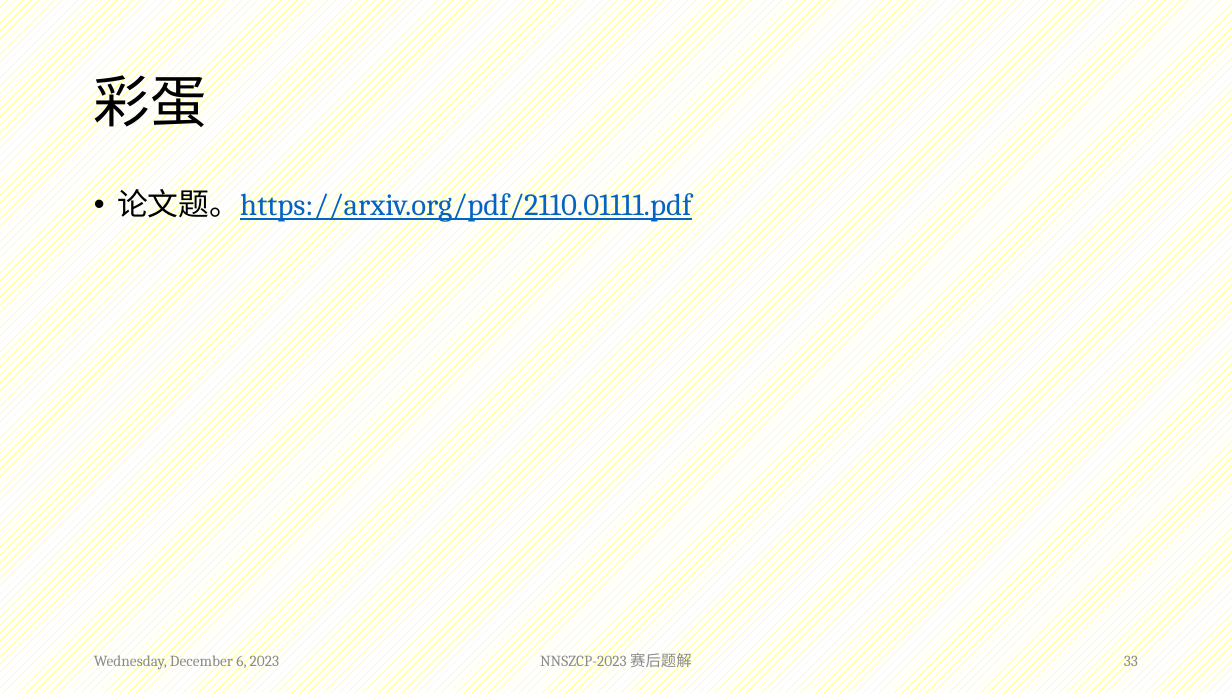
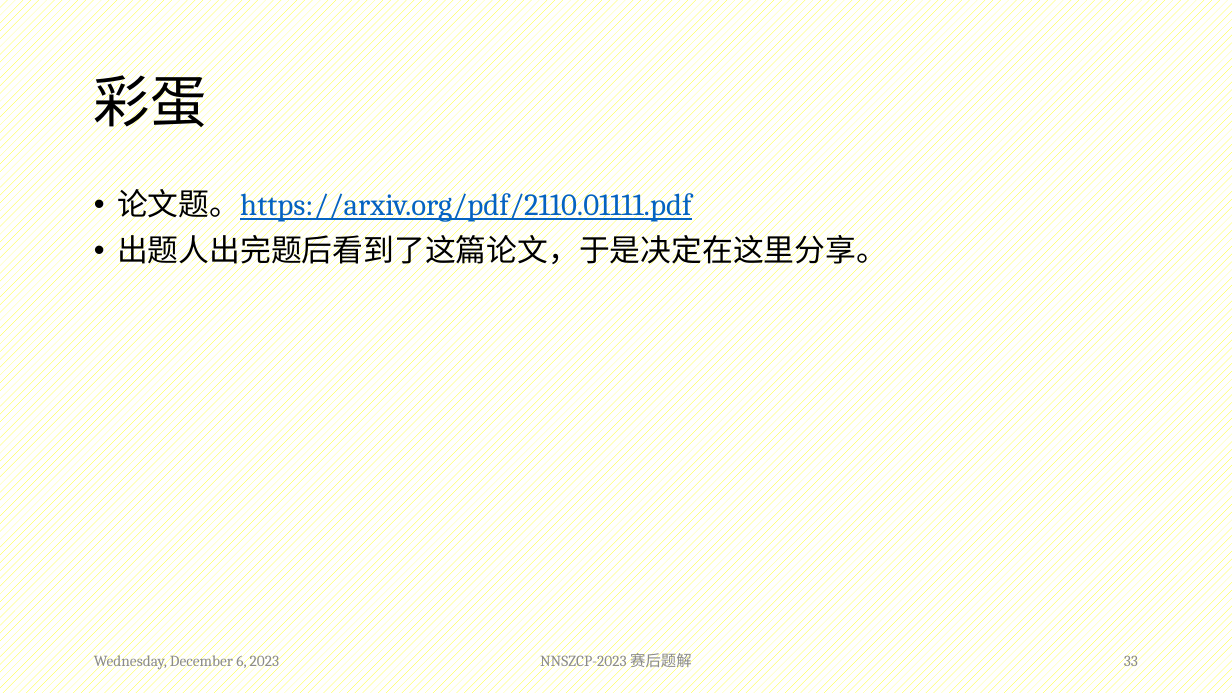
Before and after one commit to nnszoi-team/nnszcp-2023, a slide deck: slide 33 of Editorial/Overall/Editorial_of_NNSZCP-2023.pptx. Drawn at 1232x693 pixels with LibreOffice and Linux fonts; fonts in the diff are those of the drawing. Boxes give left, top, right and bottom in pixels: in the first picture for what was removed or moved away, otherwise in the second. Text is boxed around its words. In the diff, an @@ line names an element or a change of style, - is before the commit and + after.

```diff
--- a/Editorial/Overall/Editorial_of_NNSZCP-2023.pptx
+++ b/Editorial/Overall/Editorial_of_NNSZCP-2023.pptx
@@ text at [117, 230, 887, 270]: paragraph added @@
+• 出题人出完题后看到了这篇论文，于是决定在这里分享。
```
Also in this commit, not shown: 1 slide added, 3 other files.
